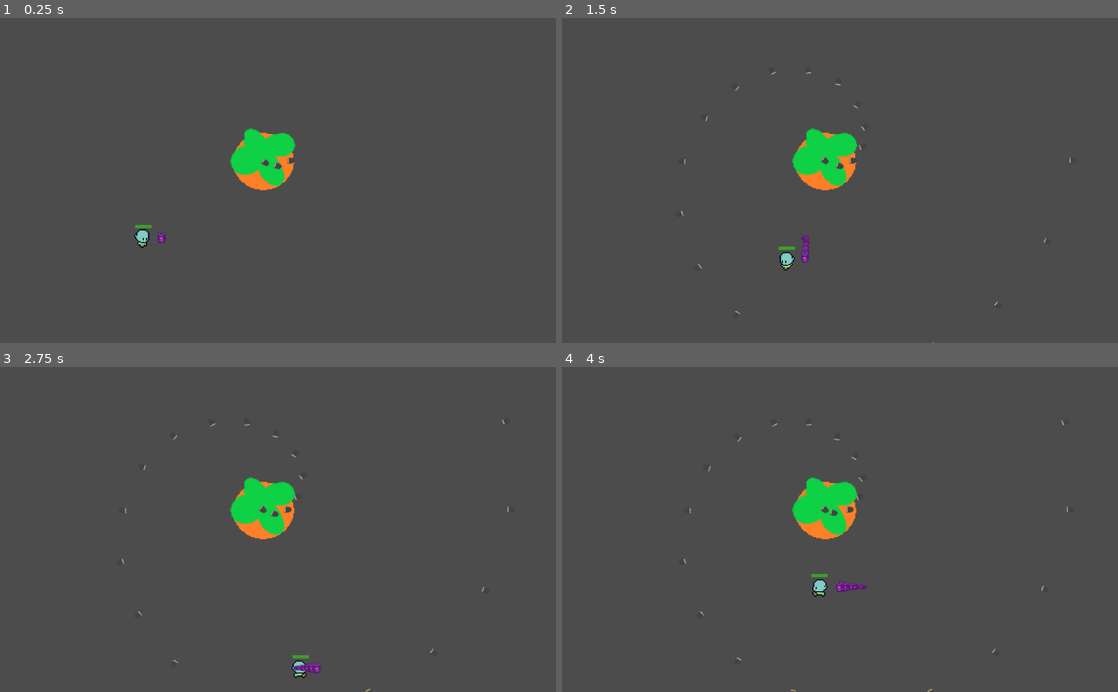
Above: before the commit, frames 1-4 (two rows, left to right).
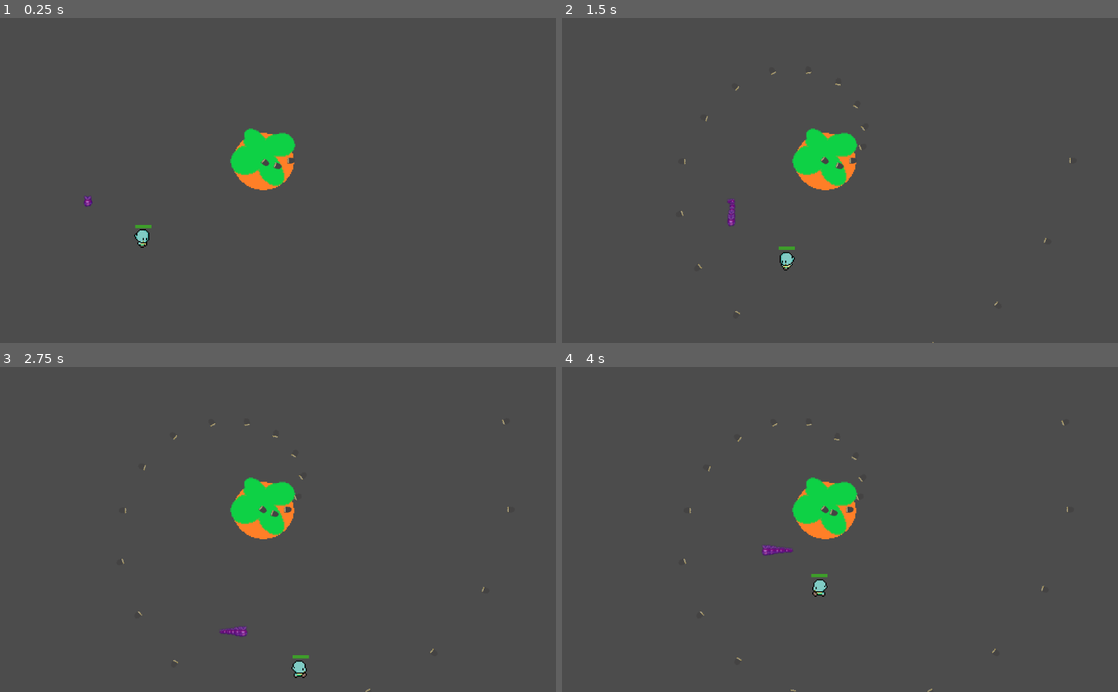
Above: after the commit, the same moments.

Repository: metcalf-putnam/bunny_v_carrot
Game: Godot game, scene res://root.tscn
Same seed, same stepped clock (60 frames per second), same inputs: the game is played once before the commit and once after it.
Inputs:
- Up to frame 1 (0.25 s): no input
- Up to frame 2 (1.5 s): hold Right (ui_right) 0.53-1.28 s; hold Down (ui_down) from 1.28 s (still down)
- Up to frame 3 (2.75 s): release Down (ui_down) at 2.03 s; hold Right (ui_right) from 2.03 s (still down)
- Up to frame 4 (4 s): release Right (ui_right) at 2.78 s; hold Up (ui_up) 2.78-3.53 s; hold Left (ui_left) from 3.53 s (still down)

The runs differ from the first frame. In frame 1, less than 0.1% of the frame differs, in the area x 15-30%, y 54-70%; in frame 2, 0.2%; in frame 3, 0.2%; in frame 4, 0.2%, in the area x 36-55%, y 54-70%.

Commit message:
one more try

Diff:
--- a/player/player.tscn
+++ b/player/player.tscn
@@ -371,7 +371,7 @@
 
 [node name="CPUParticles2D" type="CPUParticles2D" parent="."]
 material = SubResource( 35 )
-position = Vector2( 17.3981, -1.40309 )
+position = Vector2( -50.5107, -35.1137 )
 amount = 10
 lifetime = 0.5
 speed_scale = 2.0
